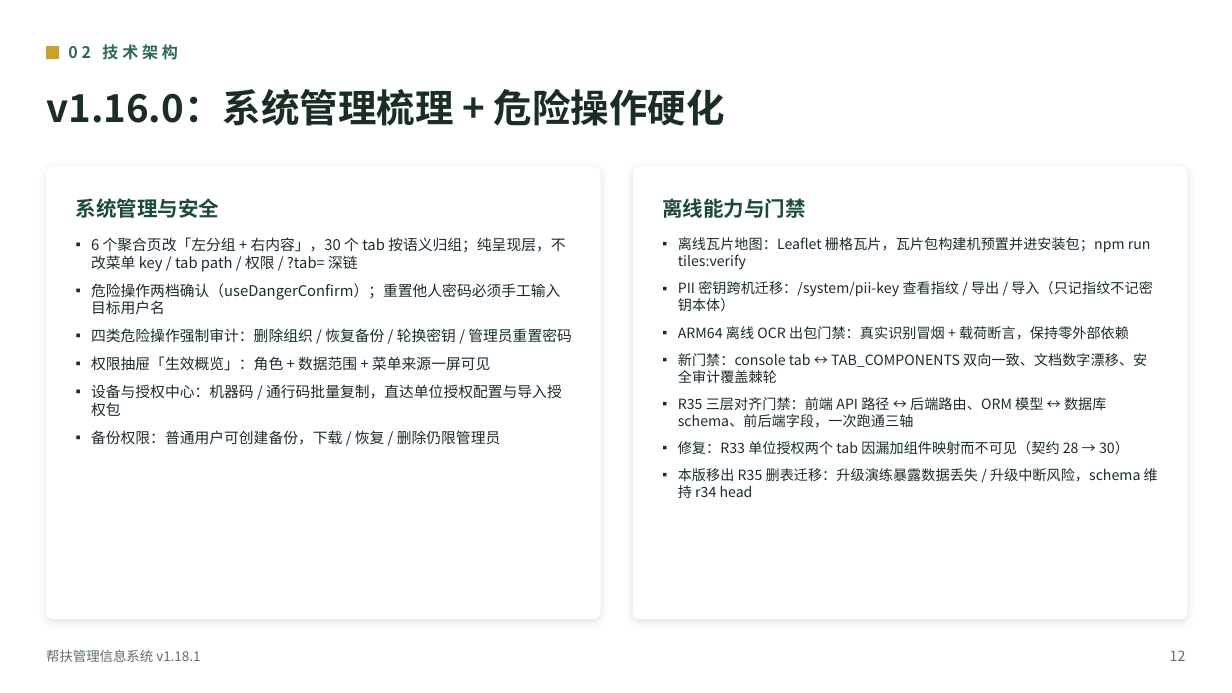
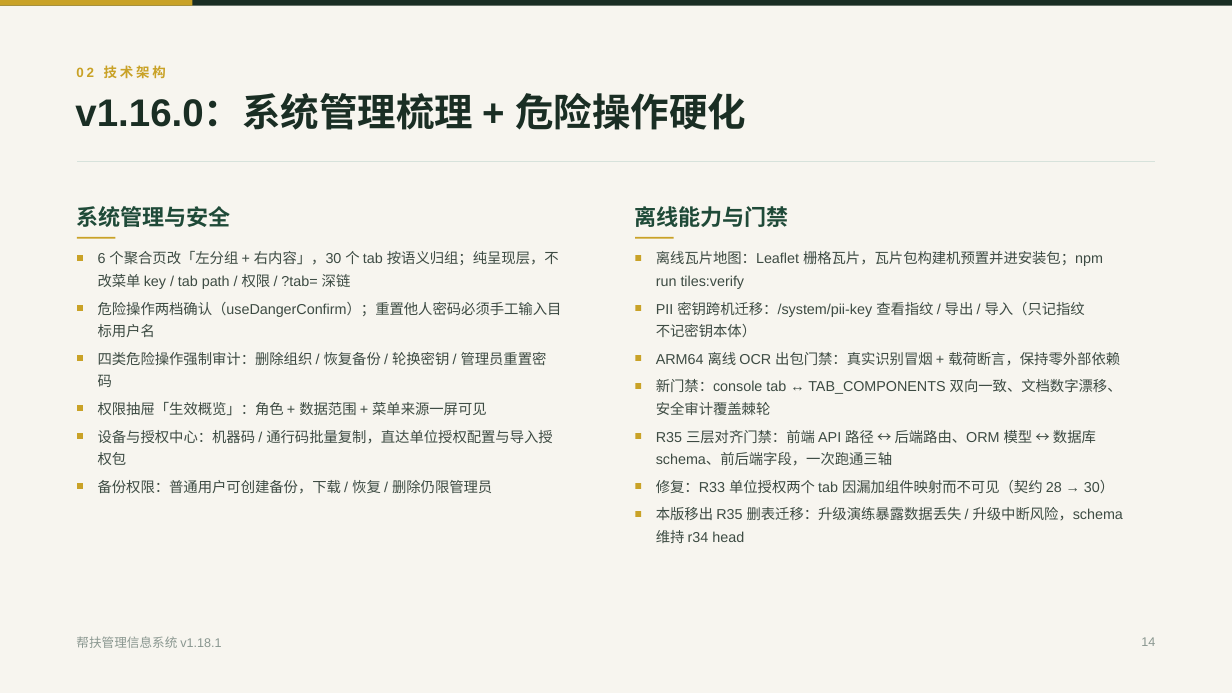
Before and after one commit to lzh745200/MRRS, a slide deck: slide 14 of docs/帮扶管理信息系统介绍.pptx. Drawn at 1232x693 pixels with LibreOffice and Linux fonts; fonts in the diff are those of the drawing. Boxes give left, top, right and bottom in pixels: in the first picture for what was removed or moved away, otherwise in the second. Text is boxed around its words. In the diff, an @@ line names an element or a change of style, - is before the commit and + after.

```diff
--- a/docs/帮扶管理信息系统介绍.pptx
+++ b/docs/帮扶管理信息系统介绍.pptx
@@ background #FFFFFF to #F7F5EF @@
@@ rectangle added at bbox=[0, 0, 1232, 6], fill #1A2E24 @@
@@ rectangle added at bbox=[0, 0, 192, 6], fill #C9A227 @@
@@ rectangle removed at bbox=[46, 46, 59, 59] @@
@@ text "v1.16.0：系统管理梳理 + 危险操作硬化": place and size @@
-text "v1.16.0：系统管理梳理 + 危险操作硬化" at bbox=[46, 89, 725, 126]
+text "v1.16.0：系统管理梳理 + 危险操作硬化" at bbox=[75, 93, 746, 130]
@@ text "v1.16.0：系统管理梳理 + 危险操作硬化" at bbox=[75, 93, 746, 130]: font Noto Sans CJK SC to Arial; vertical alignment middle to top @@
@@ text "02 技术架构": place and size @@
-text "02 技术架构" at bbox=[68, 44, 178, 60]
+text "02 技术架构" at bbox=[76, 65, 166, 79]
@@ text "02 技术架构" at bbox=[76, 65, 166, 79]: size 12.5 to 10.5 pt, font Noto Sans CJK SC to Arial, text colour #2D6A4F to #C9A227, letter spacing 3 to 2.2 pt; vertical alignment middle to top @@
@@ rounded rectangle removed at bbox=[46, 166, 601, 619] @@
@@ freeform shape added at bbox=[77, 162, 1155, 163], outline #D7E2DB 0.75 pt @@
@@ rounded rectangle removed at bbox=[633, 166, 1188, 619] @@
@@ text "系统管理与安全": place and size @@
-text "系统管理与安全" at bbox=[76, 198, 219, 218]
+text "系统管理与安全" at bbox=[76, 206, 230, 227]
@@ text "系统管理与安全" at bbox=[76, 206, 230, 227]: size 16 to 17.2 pt, font Noto Sans CJK SC to Arial; vertical alignment middle to top @@
@@ text "离线能力与门禁" at bbox=[634, 206, 788, 227]: size 16 to 17.2 pt, font Noto Sans CJK SC to Arial; vertical alignment middle to top @@
@@ text "离线能力与门禁": place and size @@
-text "离线能力与门禁" at bbox=[662, 198, 805, 218]
+text "离线能力与门禁" at bbox=[634, 206, 788, 227]
@@ text removed at bbox=[91, 237, 571, 445] @@
-▪ 6 个聚合页改「左分组 + 右内容」，30 个 tab 按语义归组；纯呈现层，不改菜单 key / tab path / 权限 / ?tab= 深链
-▪ 危险操作两档确认（useDangerConfirm）；重置他人密码必须手工输入目标用户名
-▪ 四类危险操作强制审计：删除组织 / 恢复备份 / 轮换密钥 / 管理员重置密码
-▪ 权限抽屉「生效概览」：角色 + 数据范围 + 菜单来源一屏可见
-▪ 设备与授权中心：机器码 / 通行码批量复制，直达单位授权配置与导入授权包
-▪ 备份权限：普通用户可创建备份，下载 / 恢复 / 删除仍限管理员
@@ text removed at bbox=[678, 237, 1158, 498] @@
-▪ 离线瓦片地图：Leaflet 栅格瓦片，瓦片包构建机预置并进安装包；npm run tiles:verify
-▪ PII 密钥跨机迁移：/system/pii-key 查看指纹 / 导出 / 导入（只记指纹不记密钥本体）
-▪ ARM64 离线 OCR 出包门禁：真实识别冒烟 + 载荷断言，保持零外部依赖
-▪ 新门禁：console tab ↔ TAB_COMPONENTS 双向一致、文档数字漂移、安全审计覆盖棘轮
-▪ R35 三层对齐门禁：前端 API 路径 ↔ 后端路由、ORM 模型 ↔ 数据库 schema、前后端字段，一次跑通三轴
-▪ 修复：R33 单位授权两个 tab 因漏加组件映射而不可见（契约 28 → 30）
-▪ 本版移出 R35 删表迁移：升级演练暴露数据丢失 / 升级中断风险，schema 维持 r34 head
@@ group added at bbox=[77, 237, 1123, 543]: 22 texts, 15 rectangles @@
+6 个聚合页改「左分组 + 右内容」，30 个 tab 按语义归组；纯呈现层，不
+改菜单 key / tab path / 权限 / ?tab= 深链
+危险操作两档确认（useDangerConfirm）；重置他人密码必须手工输入目
+标用户名
+四类危险操作强制审计：删除组织 / 恢复备份 / 轮换密钥 / 管理员重置密
+码
+权限抽屉「生效概览」：角色 + 数据范围 + 菜单来源一屏可见
+设备与授权中心：机器码 / 通行码批量复制，直达单位授权配置与导入授
+权包
+备份权限：普通用户可创建备份，下载 / 恢复 / 删除仍限管理员
+离线瓦片地图：Leaflet 栅格瓦片，瓦片包构建机预置并进安装包；npm
+run tiles:verify
+PII 密钥跨机迁移：/system/pii-key 查看指纹 / 导出 / 导入（只记指纹
+不记密钥本体）
+ARM64 离线 OCR 出包门禁：真实识别冒烟 + 载荷断言，保持零外部依赖
+新门禁：console tab ↔ TAB_COMPONENTS 双向一致、文档数字漂移、
+安全审计覆盖棘轮
+R35 三层对齐门禁：前端 API 路径 ↔ 后端路由、ORM 模型 ↔ 数据库
+schema、前后端字段，一次跑通三轴
+修复：R33 单位授权两个 tab 因漏加组件映射而不可见（契约 28 → 30）
+本版移出 R35 删表迁移：升级演练暴露数据丢失 / 升级中断风险，schema
+维持 r34 head
@@ text "帮扶管理信息系统 v1.18.1": place and size @@
-text "帮扶管理信息系统 v1.18.1" at bbox=[46, 649, 200, 662]
+text "帮扶管理信息系统 v1.18.1" at bbox=[76, 636, 221, 648]
@@ text "帮扶管理信息系统 v1.18.1" at bbox=[76, 636, 221, 648]: size 10.5 to 9.8 pt, font Noto Sans CJK SC to Arial, text colour #5F6F66 to #8A9790; vertical alignment middle to top @@
@@ text added at bbox=[1141, 637, 1155, 646], 9.8 pt, text #8A9790 @@
+14
@@ text removed at bbox=[1170, 650, 1186, 661] @@
-12
```
Also in this commit, not shown: 54 other slides changed, 1 other file.
